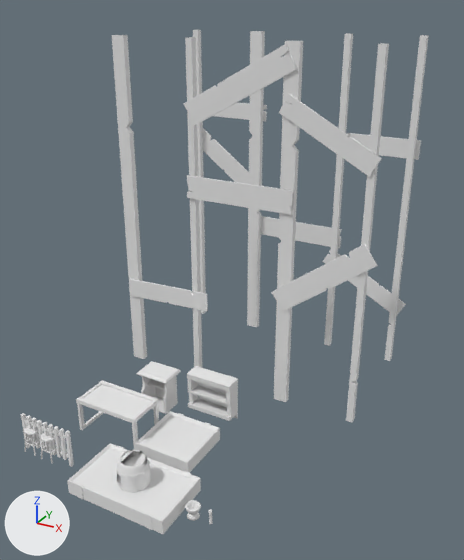
Two versions of the Blender file Primeira_Sala/Estufa_Objetos.blend, one commit apart.
Before and after are seen from a camera (50 mm lens) standing at (7.92, -9.55, 10.9) and looking at (0.46, 4.02, 4.12). The axes (+X, +Y, +Z) are drawn at lower left. The lights are the same throughout. The older version comes first.

In view in the first picture: 'Barrel', 'Fence', 'Support_Bridge', 'Upper_Cabinet_00', 'Upper_Cabinet_01', 'Wooden_Garden_Box_00', 'Wooden_Garden_Box_01', 'Wooden_Table' and 4 more.
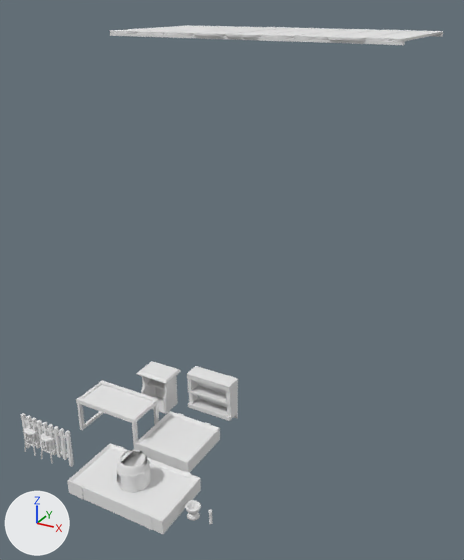
What differs and where, as boxes [x1, y1, x2, y2] in the pictures (464 x 560 px; the box of a moved part takes in the faces that stretch with it):
'Support_Bridge', hidden
    before: [112, 30, 429, 422]
'Bridge', shown
    after: [110, 25, 443, 45]
part 1 of me_support_bridge, moved or reshaped (not visible afterwards)
    before: [203, 128, 263, 186]
part 2 of me_support_bridge, moved or reshaped (not visible afterwards)
    before: [279, 94, 382, 177]
part 3 of me_support_bridge, rebuilt (not visible afterwards)
    before: [322, 251, 406, 315]
part 4 of me_support_bridge, rebuilt (not visible afterwards)
    before: [129, 279, 208, 311]
part 5 of me_support_bridge, rebuilt (not visible afterwards)
    before: [261, 216, 342, 248]
part 6 of me_support_bridge, deleted
    before: [213, 103, 267, 121]
part 7 of me_support_bridge, deleted
    before: [271, 244, 378, 311]

What changed in the scene script:
```text
Change me_support_bridge:
    used by ob_support_bridge; location = (0.0, 7.16, 0.0)
    remove me_support_bridge.from_pydata(...)  # 824 vertices, 772 faces; spans x -3.91..3.96, y -2.05..2.04, z 0.0..9.97
    add me_support_bridge.from_pydata(...)  # 824 vertices, 772 faces; spans x -3.97..3.93, y -2.05..2.08, z 0.0..9.97
    me_support_bridge part 1: the loose piece of 64 vertices spanning x -3.91..-1.12, y 1.99..2.04, z 4.63..6.92 is turned -63.5 degrees about the y axis through its middle and scaled by 0.9, then moved by (4.97, -4.03, -1.41)
    me_support_bridge part 2: the loose piece of 82 vertices spanning x 1.15..3.81, y -2.03..-1.99, z 7.01..8.78 is turned 180 degrees about the y axis through its middle and scaled by 1.08, then moved by (0.02, 0.0, -0.37)
    me_support_bridge part 3: the loose piece of 82 vertices spanning x 1.04..3.9, y 1.99..2.04, z 1.53..3.44 is rebuilt with 82 vertices and now spans x 1.28..3.76, y 2.01..2.05, z 1.55..3.0
    me_support_bridge part 4: the loose piece of 64 vertices spanning x -3.82..-0.98, y -2.04..-1.99, z 2.26..2.94 is rebuilt with 64 vertices and now spans x -3.97..-1.25, y -2.04..-1.99, z 2.08..2.65
    me_support_bridge part 5: the loose piece of 40 vertices spanning x -1.57..1.61, y 1.98..2.03, z 3.5..4.14 is rebuilt with 40 vertices and now spans x -1.58..1.61, y 2.0..2.05, z 3.39..4.03
    me_support_bridge part 6: the loose piece of 82 vertices spanning x -3.77..-1.13, y 1.99..2.03, z 7.3..7.82 is deleted
    me_support_bridge part 7: the loose piece of 64 vertices spanning x 1.08..3.96, y -2.04..-1.99, z 2.96..5.32 is deleted
    other edits to the shape of me_support_bridge do not show in these pictures
Change ob_bridge:
    remove ob_bridge.hide_set(True)
Change ob_support_bridge:
    add ob_support_bridge.hide_set(True)
```
